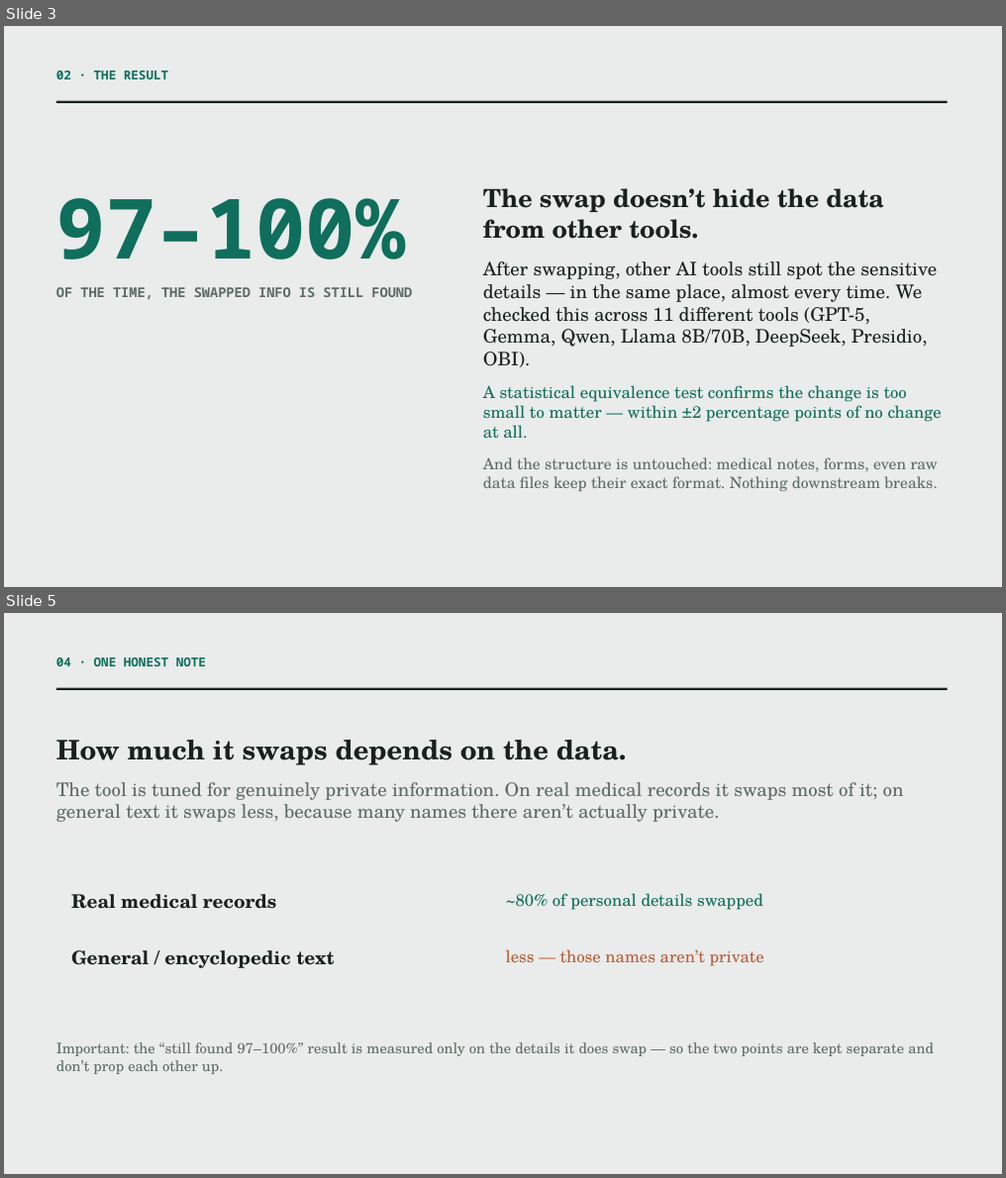
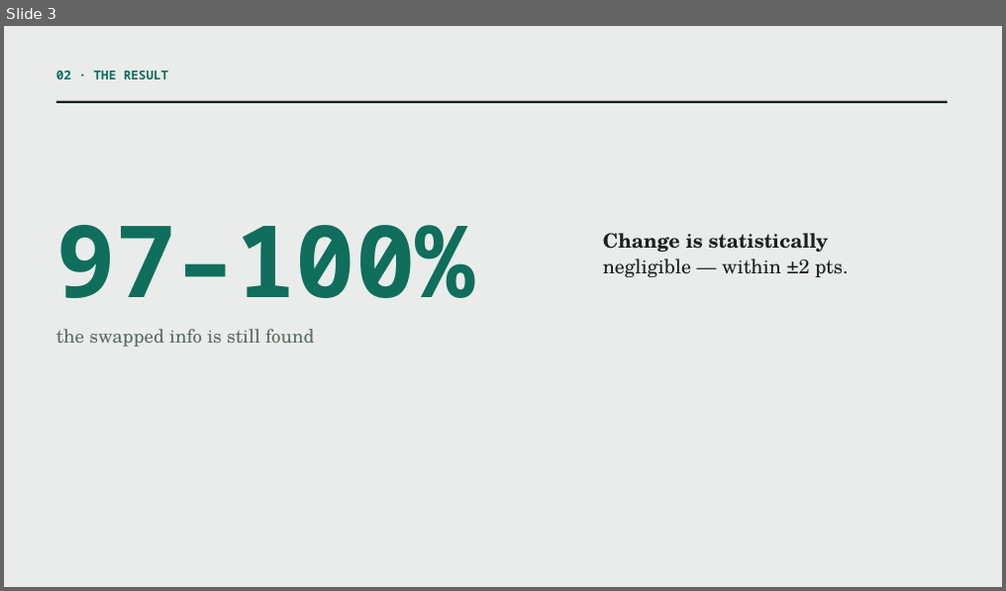
Before and after one commit to Custodian-Labs/guardian-layer-phi-benchmark, a slide deck: docs/guardian_layer_deck.pptx. Shown one above the other, each under a label of ours: slides 3 and 5 before the commit, slide 3 after it; the slides between them are not shown. The pictures are 1006x1178 and 1006x591 pixels, drawn with LibreOffice and Linux fonts; fonts in the diff are those of the drawing. Boxes give left, top, right and bottom in pixels: in the first picture for what was removed or moved away, otherwise in the second. Text is boxed around its words. In the diff, an @@ line names an element or a change of style, - is before the commit and + after.

Commit message:
Decks: minimal redesign — big numbers, one example per slide, no paragraphs
Stripped all multi-sentence prose. Each slide now carries a headline number/
phrase plus at most one before->after example. External 5 slides, internal 6;
ZH PDFs mirror. Fixed big-number/subtitle overlap in the PDF layout.

```diff
--- a/docs/guardian_layer_deck.pptx
+++ b/docs/guardian_layer_deck.pptx
@@ slide 5 removed at bbox=[4, 613, 1002, 1174], background #FFFFFF @@
@@ rectangle removed at bbox=[4, 613, 1002, 1174] @@
@@ text removed at bbox=[56, 658, 206, 666] @@
-04 · ONE HONEST NOTE
@@ rectangle removed at bbox=[56, 688, 947, 690] @@
@@ text removed at bbox=[56, 740, 904, 822] @@
-How much it swaps depends on the data.
-The tool is tuned for genuinely private information. On real medical records it swaps most of it; on general text it swaps less, because many names there aren’t actually private.
@@ text removed at bbox=[71, 894, 277, 909] @@
-Real medical records
@@ text removed at bbox=[506, 893, 763, 910] @@
-~80% of personal details swapped
@@ text removed at bbox=[71, 951, 334, 968] @@
-General / encyclopedic text
@@ text removed at bbox=[506, 950, 764, 966] @@
-less — those names aren’t private
@@ text removed at bbox=[56, 1043, 934, 1074] @@
-Important: the “still found 97–100%” result is measured only on the details it does swap — so the two points are kept separate and don’t prop each other up.
@@ slide 3 changed as well @@
@@ text "97–100%": place and size @@
-text "97–100%" at bbox=[56, 198, 412, 299]
+text "97–100%" at bbox=[56, 225, 475, 347]
@@ text at bbox=[56, 225, 475, 298]: size 80 to 96 pt in "97–100%"; less space between paragraphs @@
@@ text at bbox=[603, 233, 848, 277]: text changed; size 18 to 19 pt @@
-The swap doesn’t hide the data from other tools.
-After swapping, other AI tools still spot the sensitive details — in the same place, almost every time. We checked this across 11 different tools (GPT-5, Gemma, Qwen, Llama 8B/70B, DeepSeek, Presidio, OBI).
-A statistical equivalence test confirms the change is too small to matter — within ±2 percentage points of no change at all.
-And the structure is untouched: medical notes, forms, even raw data files keep their exact format. Nothing downstream breaks.
+Change is statistically
+negligible — within ±2 pts.
@@ text at bbox=[56, 329, 314, 347]: text changed; size 13 to 18 pt; font Noto Sans Mono to TeX Gyre Schola; bold off @@
-OF THE TIME, THE SWAPPED INFO IS STILL FOUND
+the swapped info is still found
```
Also in this commit, not shown: 3 other slides changed, 1 slide added, 1 other slide removed, 6 other files.
